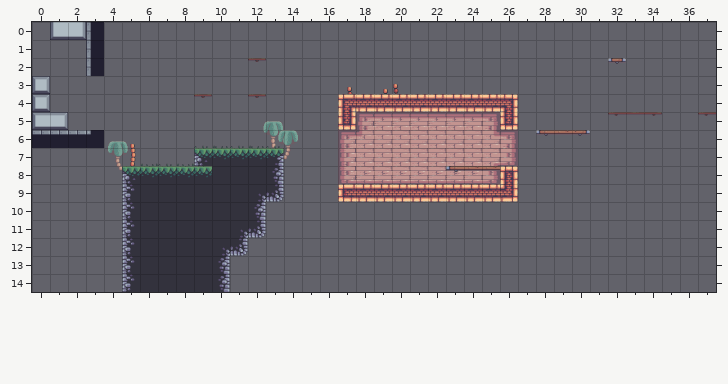
Tiled map (JSON), stored at data/levels/5.tmj. Above: the version before the commit.
Cells are 64x64 px. Shown: x 0..37, y 0..14.
The same view after the edit:
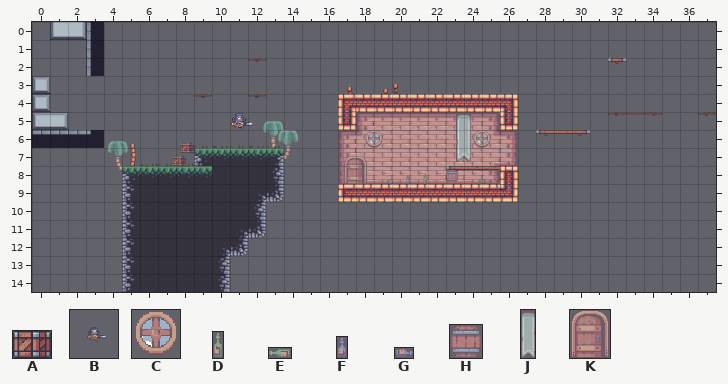
Key: from "objects": A 2 "crate", B 7 "fall", C 16 "window", D 19 "green_bottle1", E 20 "green_bottle2", F 21 "blue_bottle1", G 22 "blue_bottle2", H 23 "bg_barrel", J 25 "curtain1", K 27 "door".
Objects are placed by their top-left corner, in cells (3,4 is the top-left corner of cell 3,4); size is 1x1 cell unless given.
Difference:
{"where": "layer \"static details\""}
{"now": "J \"curtain1\" at 23.6,5 size 0.8x2.8"}
{"now": "C \"window\" at 24.5,6"}
{"now": "C \"window\" at 18.5,6"}
{"now": "A \"crate\" at 8.2,6.7 size 0.8x0.6"}
{"now": "A \"crate\" at 7.8,7.5 size 0.8x0.6"}
{"now": "K \"door\" at 17.4,7.5 size 1.3x1.5"}
{"now": "H \"bg_barrel\" at 23,8.2 size 0.7x0.7"}
{"now": "D \"green_bottle1\" at 21.8,8.5 size 0.2x0.5"}
{"now": "F \"blue_bottle1\" at 20.8,8.6 size 0.2x0.4"}
{"now": "E \"green_bottle2\" at 24.8,8.8 size 0.5x0.2"}
{"now": "G \"blue_bottle2\" at 19.8,8.8 size 0.4x0.2"}
{"where": "layer \"player\" (now shown)"}
{"now": "B \"fall\" at 10,4 size 3x3"}
